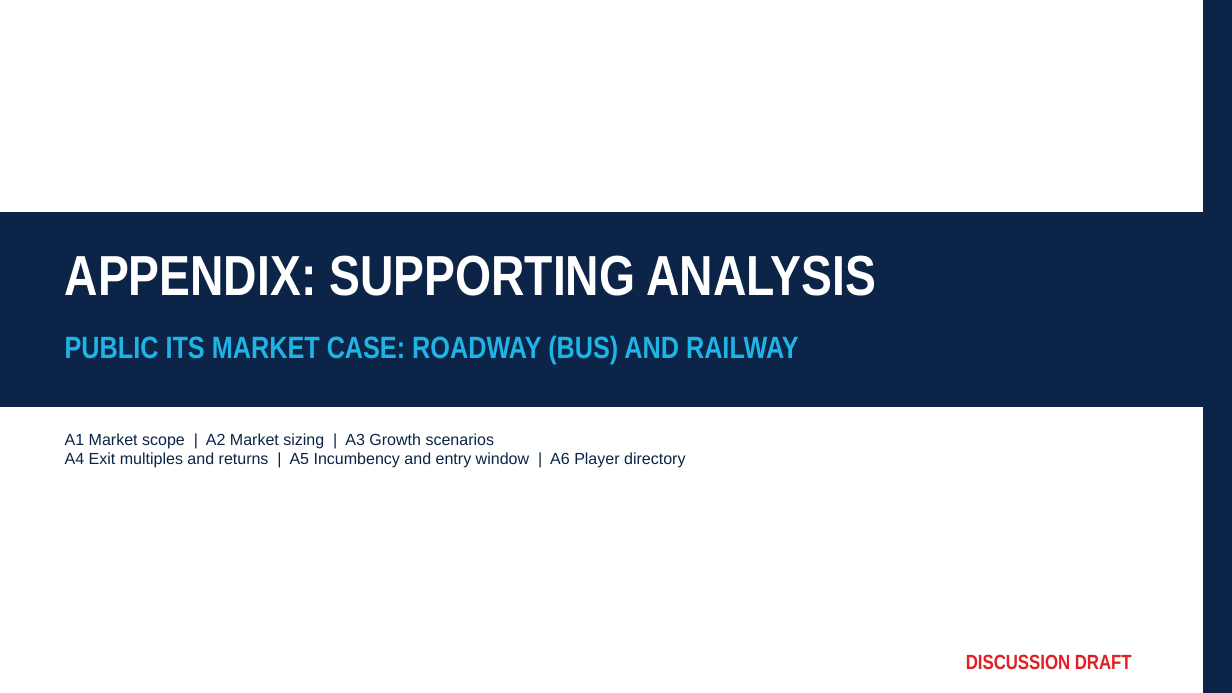
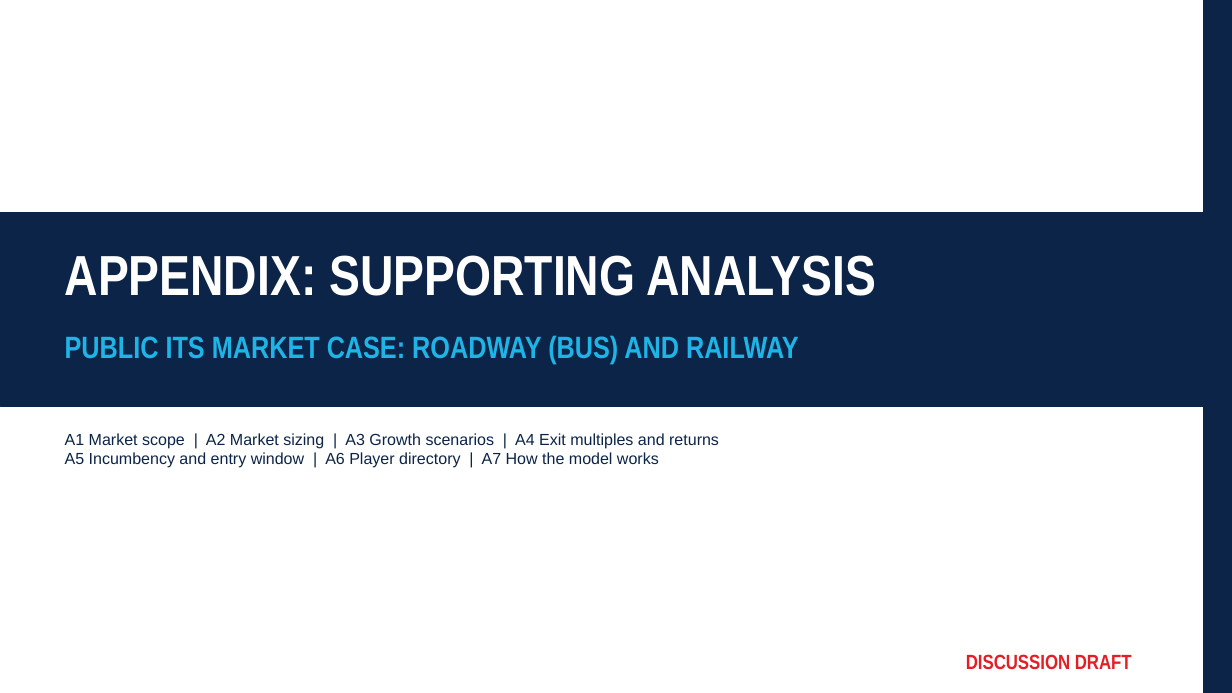
Before and after one commit to matthewkang858/Project-2-, a slide deck: slide 1 of its-market-case/deck/Public_ITS_Market_Case_Appendix.pptx. Drawn at 1232x693 pixels with LibreOffice and Linux fonts; fonts in the diff are those of the drawing. Boxes give left, top, right and bottom in pixels: in the first picture for what was removed or moved away, otherwise in the second. Text is boxed around its words. In the diff, an @@ line names an element or a change of style, - is before the commit and + after.

```diff
--- a/its-market-case/deck/Public_ITS_Market_Case_Appendix.pptx
+++ b/its-market-case/deck/Public_ITS_Market_Case_Appendix.pptx
@@ text at [65,433,719,468]: text changed @@
-A1 Market scope | A2 Market sizing | A3 Growth scenarios
-A4 Exit multiples and returns | A5 Incumbency and entry window | A6 Player directory
+A1 Market scope | A2 Market sizing | A3 Growth scenarios | A4 Exit multiples and returns
+A5 Incumbency and entry window | A6 Player directory | A7 How the model works
```
Also in this commit, not shown: 1 slide added, 3 other files.
